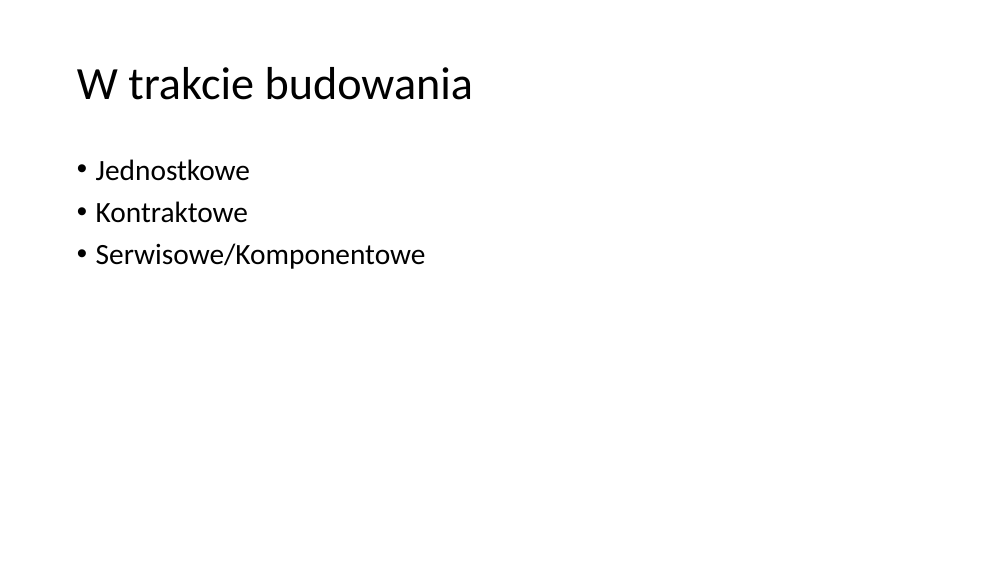
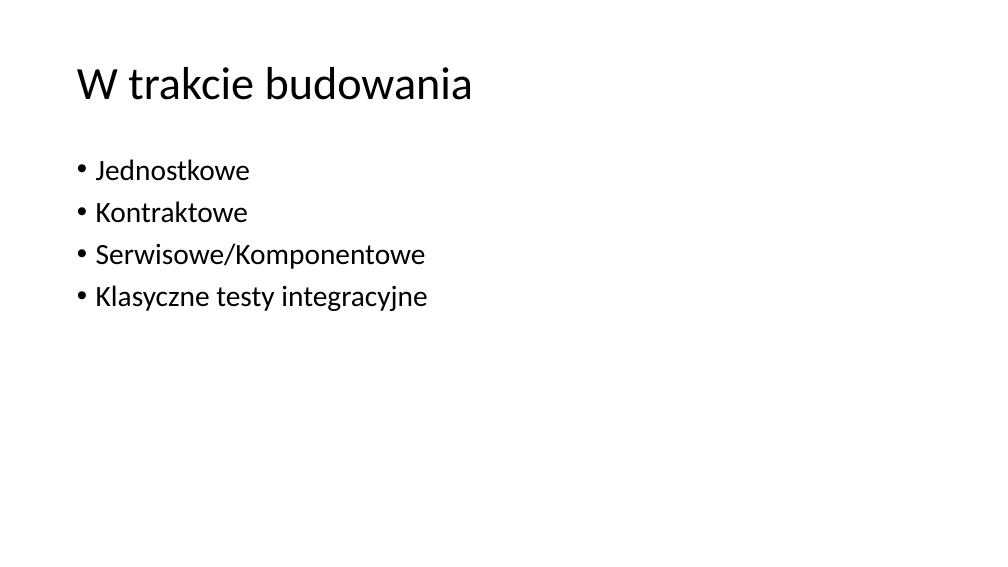
Before and after one commit to plitwinski/automated-tests-presentation, a slide deck: slide 5 of presentation/polish/Automatycznie testowalne aplikacje w srodowisku rozproszonym.pptx. Drawn at 1008x567 pixels with LibreOffice and Linux fonts; fonts in the diff are those of the drawing. Boxes give left, top, right and bottom in pixels: in the first picture for what was removed or moved away, otherwise in the second. Text is boxed around its words. In the diff, an @@ line names an element or a change of style, - is before the commit and + after.

```diff
--- a/presentation/polish/Automatycznie testowalne aplikacje w srodowisku rozproszonym.pptx
+++ b/presentation/polish/Automatycznie testowalne aplikacje w srodowisku rozproszonym.pptx
@@ text at [96, 285, 427, 311]: paragraph added @@
+• Klasyczne testy integracyjne
```
Also in this commit, not shown: 3 other slides changed, 1 slide added, 3 slides removed, 1 other file.
